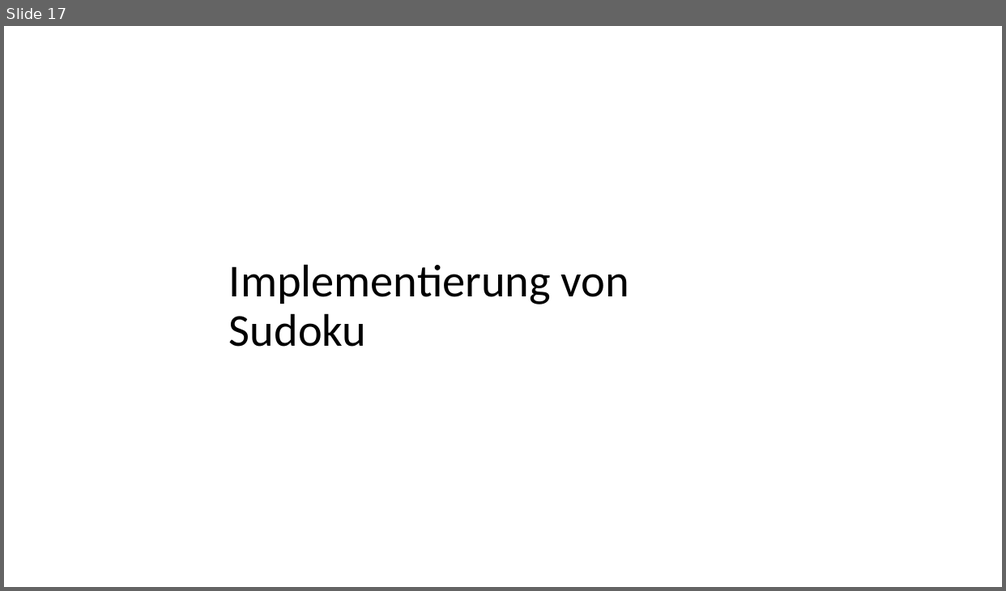
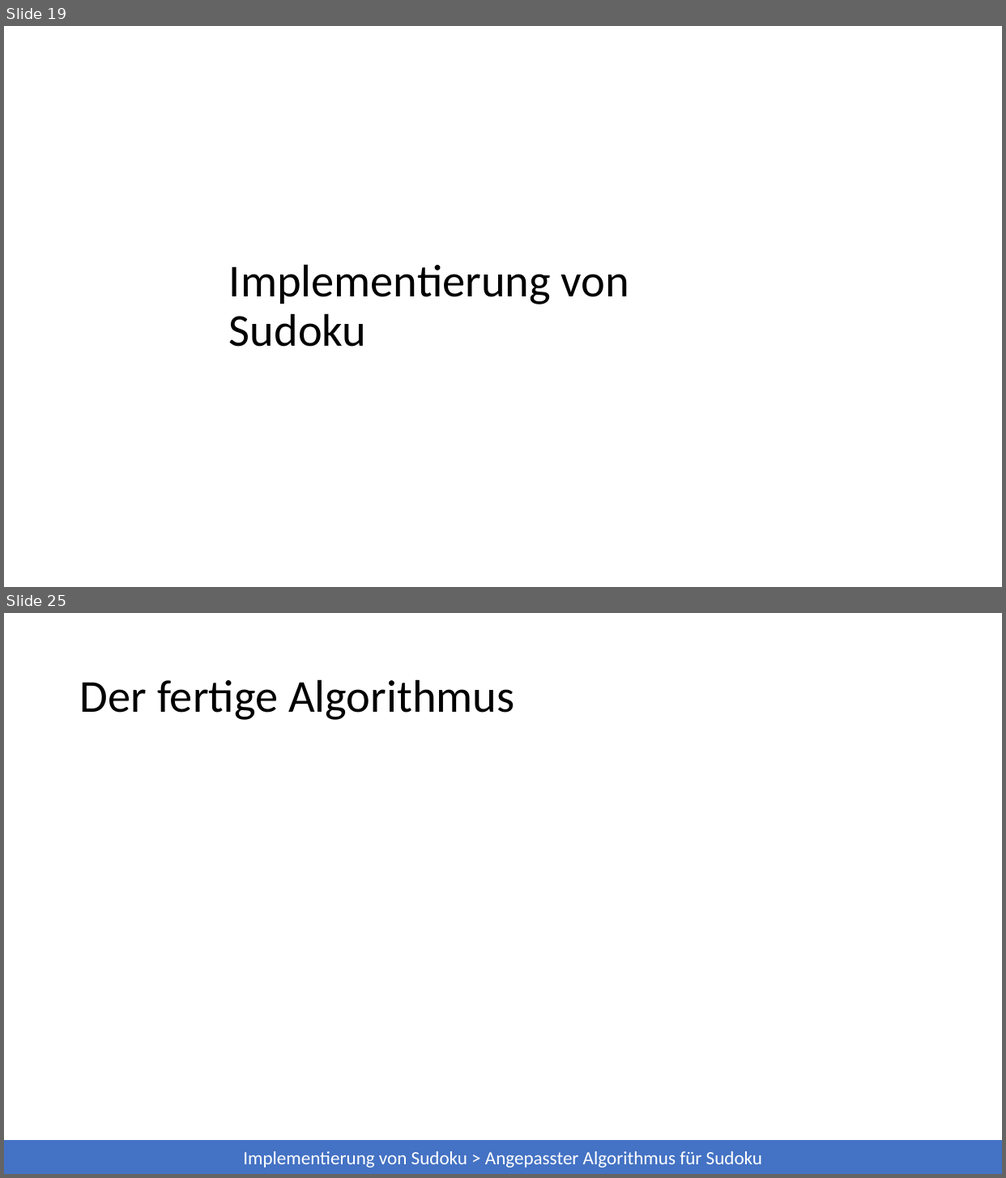
Before and after one commit to 7rebux/backtracking, a slide deck: _presentation/main.pptx. Shown one above the other, each under a label of ours: slide 17 before the commit, slides 19 and 25 after it; the slides between them are not shown. The pictures are 1006x591 and 1006x1178 pixels, drawn with LibreOffice and Linux fonts; fonts in the diff are those of the drawing. Boxes give left, top, right and bottom in pixels: in the first picture for what was removed or moved away, otherwise in the second. Text is boxed around its words. In the diff, an @@ line names an element or a change of style, - is before the commit and + after.

```diff
--- a/_presentation/main.pptx
+++ b/_presentation/main.pptx
@@ slide 25 added at (4, 613, 1002, 1174), background #FFFFFF @@
@@ title added at (80, 679, 514, 720), 44 pt, text #000000 @@
+Der fertige Algorithmus
@@ rectangle added at (4, 1141, 1002, 1174), fill #4472C4, 18 pt, text #FFFFFF @@
+Implementierung von Sudoku > Angepasster Algorithmus für Sudoku
@@ what was slide 17 is now slide 19 @@
```
Also in this commit, not shown: 7 slides changed, 8 other slides added, 8 other files.
